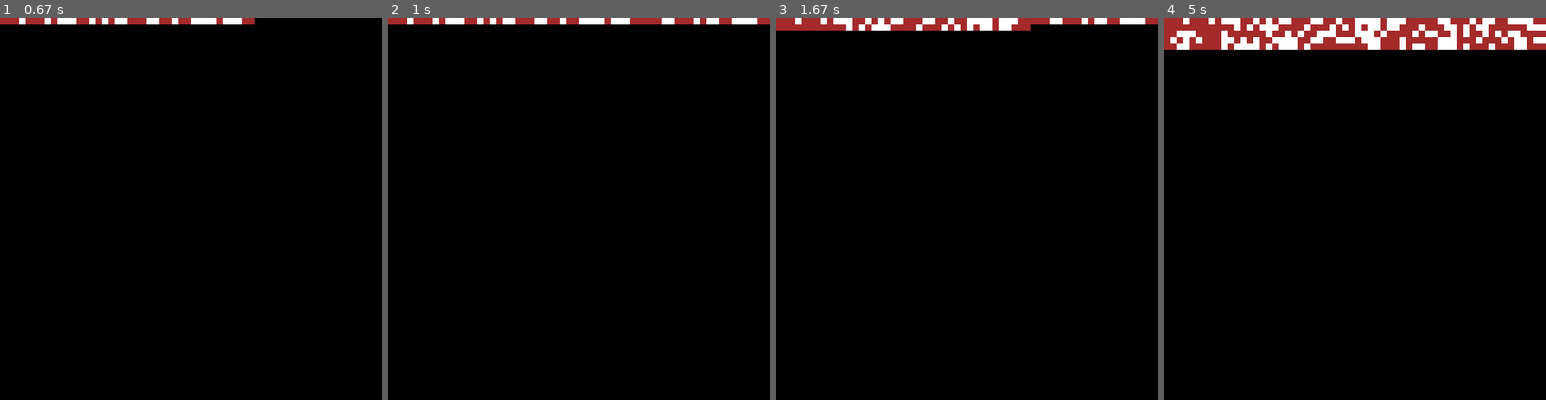
Above: before the commit, frames 1-4 (left to right).
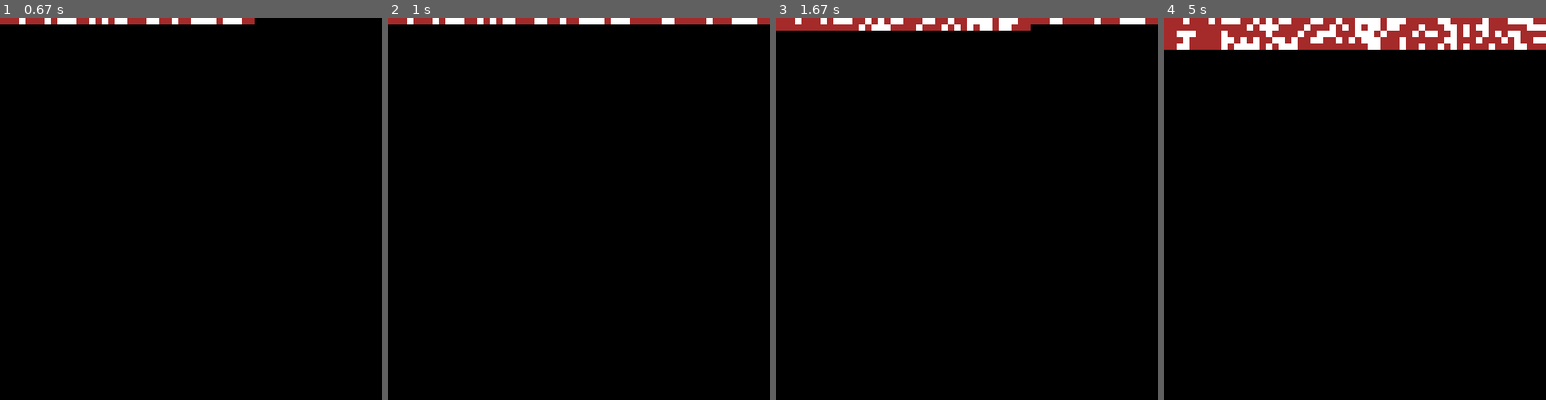
Above: after the commit, the same moments.

Repository: joaohenriques/dungeon_generator
Game: pygame game, started from generate.py
Two runs of this game, one before a commit and one after it. Both use one fixed random seed, a clock stepped at 60 frames per second and the inputs below.
Inputs:
- Up to frame 1 (0.67 s): no input
- Up to frame 2 (1 s): no input
- Up to frame 3 (1.67 s): no input
- Up to frame 4 (5 s): no input

Frame 1 is identical in both runs. In frame 2, less than 0.1% of the frame differs, in the area x 80-87%, y 0-2%; in frame 3, less than 0.1%; in frame 4, 0.4%, in the area x 1-95%, y 0-9%.

Commit message:
added grid map implementation on based on dict. reimplemented the distance func with hypot. added more benchmarks

Diff:
--- a/benchmark.py
+++ b/benchmark.py
@@ -2,32 +2,67 @@
 
 __author__ = 'jpsh'
 
-from maps.grid import GridMap
+from maps.grid import GridMap, GridMapDict
+from generators.cellular_automata import *
 from timeit import timeit
+import random
 
-grid = GridMap(20, 20)
-
-
-def keys():
+def keys(grid):
     for pos in grid.keys():
         pass
 
-def values():
+def values(grid):
     for val in grid.values():
         pass
 
-def items():
+def items(grid):
     for pos, val in grid.items():
         pass
 
-def raw():
+def raw(grid):
     lst = []
     for y in range(0, 20):
         for x in range(0, 20):
             pass
             lst.append((x, y))
 
-print("keys={}".format(timeit(keys, number=100)))
-print("values={}".format(timeit(values, number=100)))
-print("items={}".format(timeit(items, number=100)))
-print("raw={}".format(timeit(raw, number=100)))
+def keys_filter(grid):
+    for pos in grid.keys(filter_expr=lambda x: x == Tile.FLOOR):
+        pass
+
+def items_filter(grid):
+    for pos, val in grid.items(filter_expr=lambda x: x == Tile.FLOOR):
+        pass
+
+def generate_map(cave):
+    random.seed(0)
+    creator = RandomizeCave(.34)
+    smooth = SmoothCave()
+    closerooms = CloseRooms(area=3)
+    flood = HardenWallsCave()
+    linkroom = LinkRooms()
+
+    command_queue = [creator, smooth, closerooms, linkroom, flood]
+
+    for command in command_queue:
+        cave = command.execute(cave)
+
+print("GridMap")
+grid = GridMap(40, 40)
+print("keys={}".format(timeit(lambda:keys(grid), number=100)))
+print("keys_filter={}".format(timeit(lambda:keys_filter(grid), number=100)))
+print("values={}".format(timeit(lambda:values(grid), number=100)))
+print("items={}".format(timeit(lambda:items(grid), number=100)))
+print("items_filter={}".format(timeit(lambda:items_filter(grid), number=100)))
+print("raw={}".format(timeit(lambda:raw(grid), number=100)))
+print("map={}".format(timeit(lambda:generate_map(grid), number=2)))
+
+print("GridMapDict")
+grid = GridMapDict(40, 40)
+print("keys={}".format(timeit(lambda:keys(grid), number=100)))
+print("keys_filter={}".format(timeit(lambda:keys_filter(grid), number=100)))
+print("values={}".format(timeit(lambda:values(grid), number=100)))
+print("items={}".format(timeit(lambda:items(grid), number=100)))
+print("items_filter={}".format(timeit(lambda:items_filter(grid), number=100)))
+print("raw={}".format(timeit(lambda:raw(grid), number=100)))
+print("map={}".format(timeit(lambda:generate_map(grid), number=2)))
--- a/generate.py
+++ b/generate.py
@@ -4,7 +4,7 @@
 from renderers.text import TextRenderer
 from renderers.gui_pygame import PygameRenderer
 from generators.cellular_automata import *
-from maps.grid import GridMap
+from maps.grid import GridMap, GridMapDict
 import logging
 
 logger = logging.getLogger('dungeon_generation')
@@ -79,6 +79,7 @@
 import pygame
 from pygame import Surface
 from pygame.color import Color
+import random
 
 def main_pygame():
 
@@ -86,15 +87,14 @@
     height = 60
     block_size = 8
 
-
     cave = GridMap(height, width)
-    creator = RandomizeCave(.4)
+    creator = RandomizeCave(.34)
     smooth = SmoothCave()
     closerooms = CloseRooms(area=3)
     flood = HardenWallsCave()
     linkroom = LinkRooms()
 
-    command_queue = [creator, smooth, closerooms,linkroom, flood]
+    command_queue = [creator, smooth, closerooms, linkroom, flood]
 
     for command in command_queue:
         cave = command.execute(cave)
@@ -126,9 +126,9 @@
             screen.blit(renderer.render_cell(value), pos_out, None)
 
         pygame.display.flip()
-        elapsed = clock.tick()
-        logger.info("render time={0:.3f}ms".format(elapsed))
+        clock.tick()
+
 
 if __name__ == '__main__':
     main_pygame()
-    #main()
+    #main_no_animation()
--- a/maps/grid.py
+++ b/maps/grid.py
@@ -1,7 +1,7 @@
 __author__ = 'jpsh'
 
 from maps import Tile
-from math import sqrt
+from math import hypot
 
 
 class GridTools(object):
@@ -39,7 +39,7 @@
 
     @staticmethod
     def distance(pos, other):
-        return sqrt(pow(abs(pos[0]-other[0]), 2) + pow(abs(pos[1]-other[1]), 2))
+        return hypot(pos[0]-other[0], pos[1]-other[1])
 
 
 class GridMap(object):
@@ -108,3 +108,57 @@
         return (((x, y), self._map[y][x]) for y
                 in range(start_pos[1], end_pos[1]) for x in range(start_pos[0], end_pos[0])
                 if filter_expr(self._map[y][x]))
+
+class GridMapDict(object):
+    def __init__(self, height, width):
+        self._map = {}
+        self._width = height
+        self._height = height
+        self._history = []
+        for y in xrange(0, height):
+            for x in xrange(0, width):
+                self._map[(x, y)] = Tile.UNKNOWN
+
+    @property
+    def width(self):
+        return self._width
+
+    @property
+    def height(self):
+        return self._height
+
+    @property
+    def history(self):
+        return self._history
+
+    def get(self, pos):
+        try:
+            return self._map[pos]
+        except KeyError:
+            # TODO log
+            return Tile.UNKNOWN
+
+    def set(self, pos, tile):
+        try:
+            self._map[pos] = tile
+            self._history.append((pos, tile))
+        except KeyError:
+            # TODO log
+            pass
+
+    def keys(self, filter_expr=None):
+
+        if not filter_expr:
+            filter_expr = lambda _: True
+
+        return (pos for pos, val in self._map.items() if filter_expr(val))
+
+    def values(self):
+        return self._map.values()
+
+    def items(self, filter_expr=None):
+
+        if not filter_expr:
+            filter_expr = lambda _: True
+
+        return ((pos, val) for pos, val in self._map.items() if filter_expr(val))
